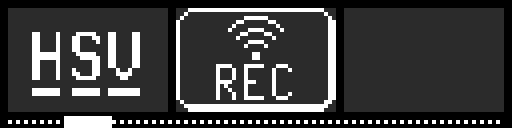
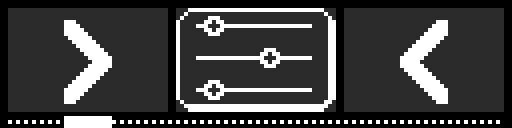
The second (512, 128) image is a revision of the first. Changes to its layers:
added layer "-e- left_end_menu" above "-e- right_end_menu" over [64, 20, 112, 104]
added layer "-e- right_end_menu" above "-e- settings_menu" over [400, 20, 448, 104]
added layer "-e- settings_menu" above "-e- scrollbar_handle" over [196, 16, 312, 100]
hid group "-e- artnet_receiver" (2 layers) over [216, 16, 292, 100]
hid "Ebene 4" (1st of 3, in "-e- hsv copy") over [32, 88, 140, 96]
hid "HSV" (1st of 2, in "-e- hsv copy") over [32, 32, 140, 80]
